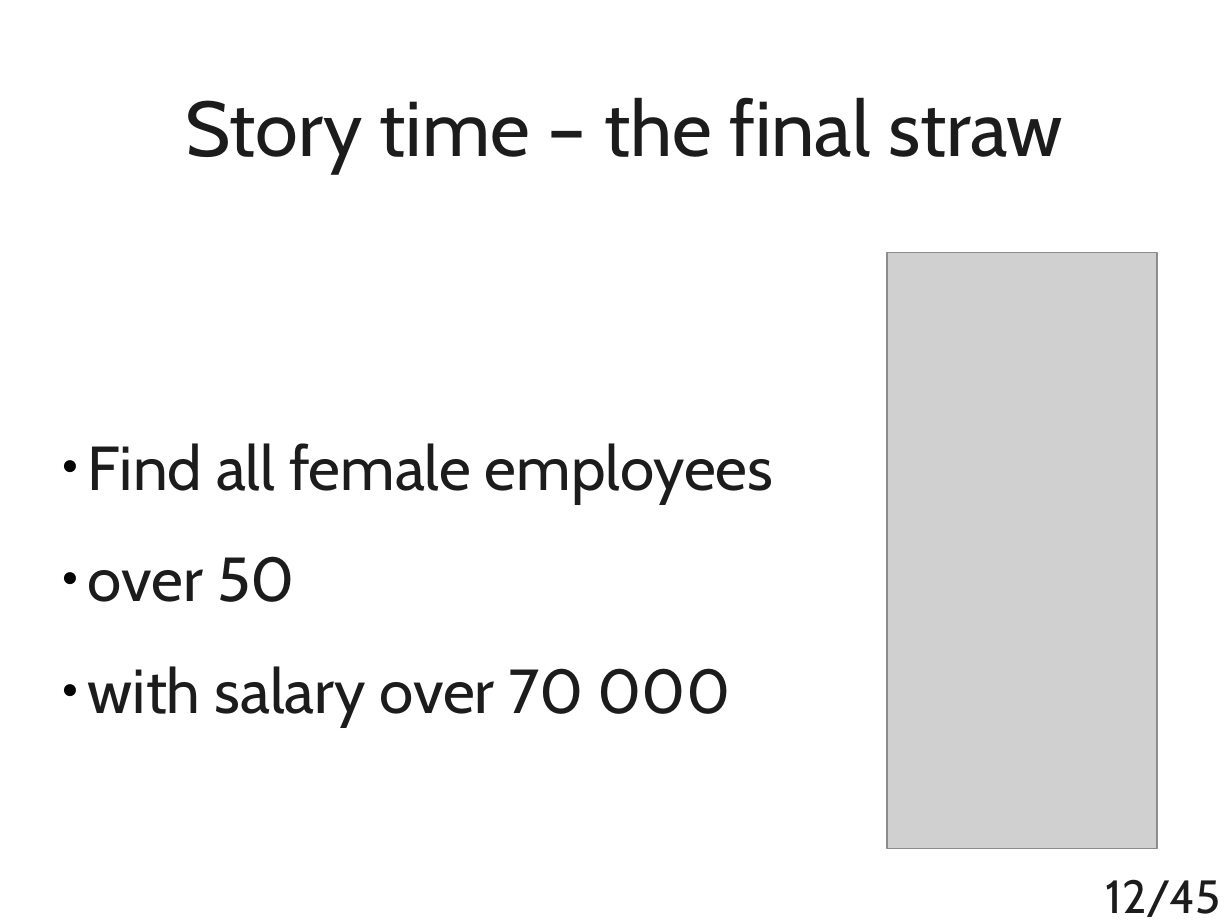
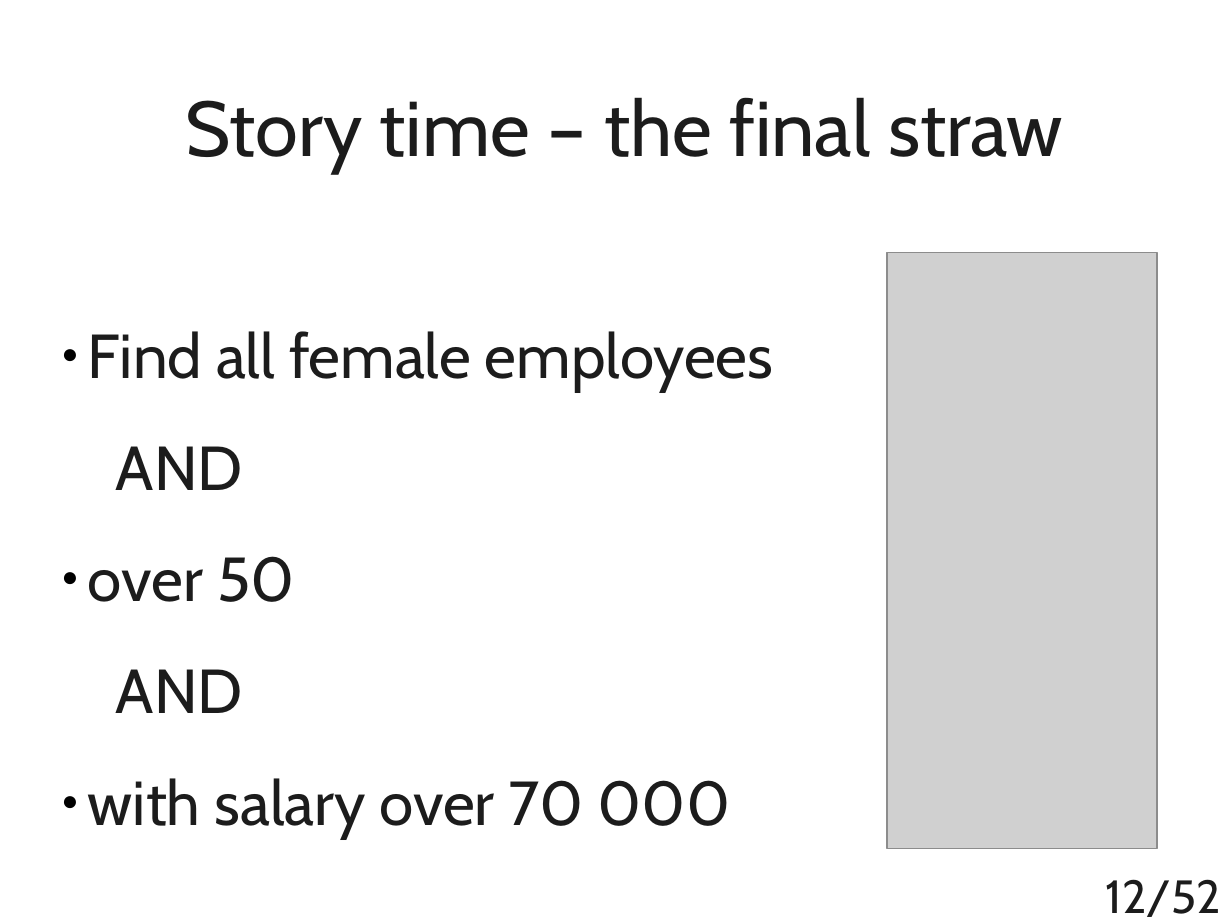
Before and after one commit to t4upl/java-streams-workshop, a slide deck: slide 12 of src/main/resources/editables/presentation.odp. Drawn at 1232x924 pixels with LibreOffice and Linux fonts; fonts in the diff are those of the drawing; grey boxes stand for pictures. Boxes give left, top, right and bottom in pixels: in the first picture for what was removed or moved away, otherwise in the second. Text is boxed around its words. In the diff, an @@ line names an element or a change of style, - is before the commit and + after.

```diff
--- a/src/main/resources/editables/presentation.odp
+++ b/src/main/resources/editables/presentation.odp
@@ subtitle "Find all female employees": place and size @@
-subtitle "Find all female employees" at (88,443,773,727)
+subtitle "Find all female employees" at (88,331,773,838)
@@ subtitle at (116,446,243,490): paragraph added @@
+AND
@@ subtitle at (116,669,243,713): paragraph added @@
+AND
@@ page number at (1106,879,1221,917): text changed @@
-12/45
+12/52
```
Also in this commit, not shown: 8 slides added, 1 slide removed, 6 other files.
